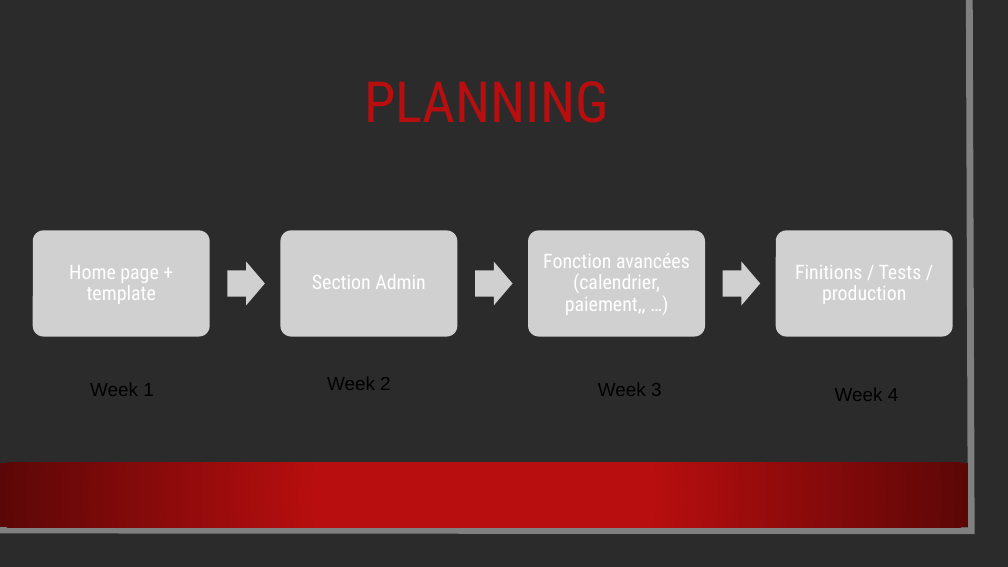
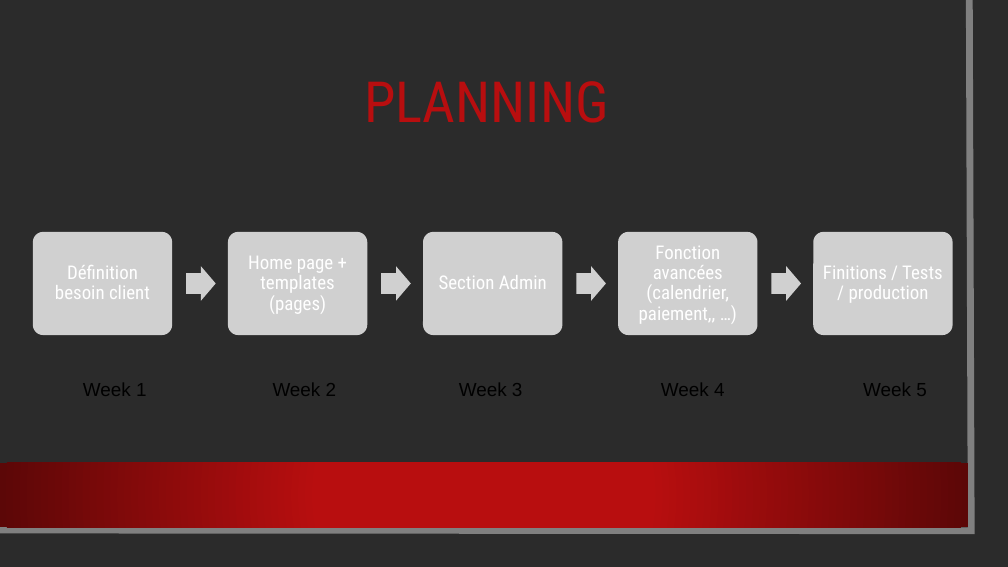
Before and after one commit to JDBOC/Projet2-Lattitude, a slide deck: slide 3 of 2019 04 05 - Présentation client.pptx. Drawn at 1008x567 pixels with LibreOffice and Linux fonts; fonts in the diff are those of the drawing; grey boxes stand for pictures; background and template pictures are left out; a plain dark background stands for a picture behind light text. Boxes give left, top, right and bottom in pixels: in the first picture for what was removed or moved away, otherwise in the second. Text is boxed around its words. In the diff, an @@ line names an element or a change of style, - is before the commit and + after.

```diff
--- a/2019 04 05 - Présentation client.pptx
+++ b/2019 04 05 - Présentation client.pptx
@@ picture: place and size @@
-picture at (33,231,209,337)
+picture at (33,232,172,336)
@@ size 19 to 18 pt in 3 elements at (823,266,943,302), (639,246,729,323), (439,275,547,289) @@
@@ text "Section Admin": place and size @@
-text "Section Admin" at (312,274,426,289)
+text "Section Admin" at (439,275,547,289)
@@ text "Fonction avancées (calendrier, paiement,, …)": place and size @@
-text "Fonction avancées (calendrier, paiement,, …)" at (543,253,690,315)
+text "Fonction avancées (calendrier, paiement,, …)" at (639,246,729,323)
@@ picture: place and size @@
-picture at (776,231,953,337)
+picture at (814,232,953,336)
@@ text "Finitions / Tests / production": place and size @@
-text "Finitions / Tests / production" at (795,265,922,304)
+text "Finitions / Tests / production" at (823,266,943,302)
@@ text at (248,256,334,314): text changed; size 19 to 18 pt @@
-Home page + template
+Home page + templates (pages)
@@ group removed at (228,231,761,337): 5 pictures @@
@@ group added at (55,232,801,336): 7 pictures, 1 text @@
+Définition besoin client
@@ text "Week 1": place and size @@
-text "Week 1" at (90,383,154,396)
+text "Week 1" at (83,383,147,396)
@@ text "Week 2": place and size @@
-text "Week 2" at (327,377,391,390)
+text "Week 2" at (273,383,337,396)
@@ text "Week 3": place and size @@
-text "Week 3" at (598,383,662,396)
+text "Week 3" at (459,383,523,396)
@@ text added at (661,383,725,396), 18 pt, text #000000 @@
+Week 4
@@ text at (863,383,927,396): text changed @@
-Week 4
+Week 5
```
Also in this commit, not shown: 1 other file.
